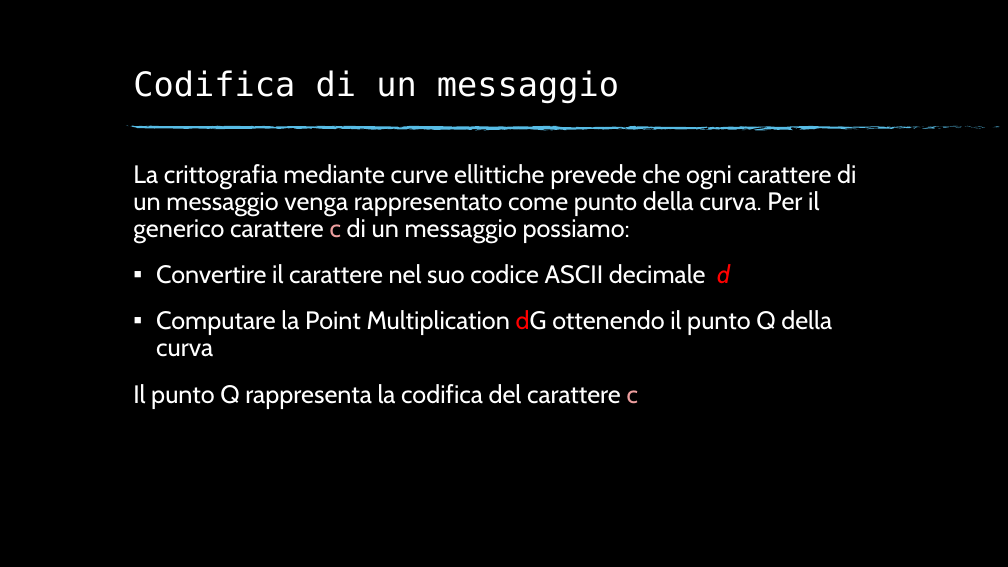
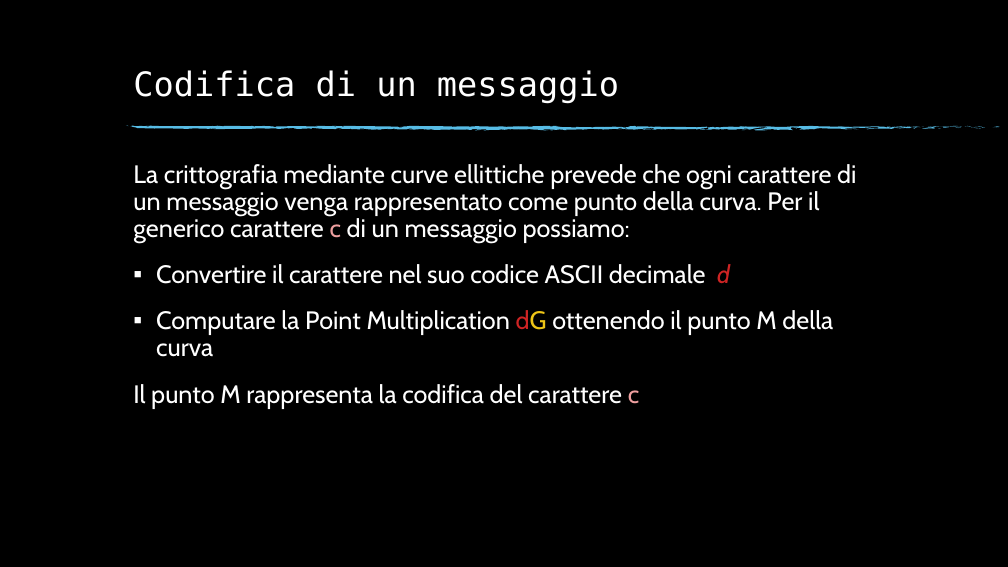
Before and after one commit to Mark692/ECC, a slide deck: slide 19 of ECC001.pptx (slide 17 before the commit). Drawn at 1008x567 pixels with LibreOffice and Linux fonts; fonts in the diff are those of the drawing; background and template pictures are left out. Boxes give left, top, right and bottom in pixels: in the first picture for what was removed or moved away, otherwise in the second. Text is boxed around its words. In the diff, an @@ line names an element or a change of style, - is before the commit and + after.

```diff
--- a/ECC001.pptx
+++ b/ECC001.pptx
@@ text at (156, 264, 730, 284): text colour #FF0000 to #CE2424 in "d" @@
@@ text at (133, 310, 833, 409): text changed @@
-▪ Computare la Point Multiplication dG ottenendo il punto Q della curva
-Il punto Q rappresenta la codifica del carattere c
+▪ Computare la Point Multiplication dG ottenendo il punto M della curva
+Il punto M rappresenta la codifica del carattere c
```
Also in this commit, not shown: 5 other slides changed, 11 slides added, 1 slide removed.
